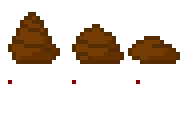
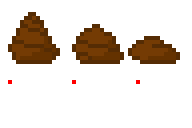
Layer changes from the first 192×128 image to the second:
painted on "Background" over <box>8,80,140,84</box>
